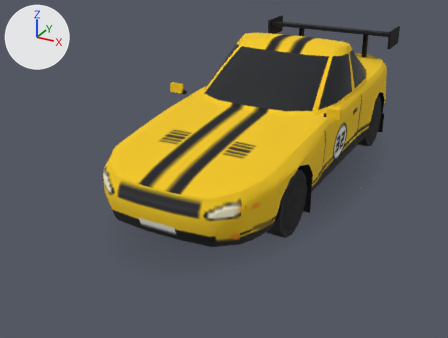
The glTF model modelos/lampiao.glb: old version first, new version second.
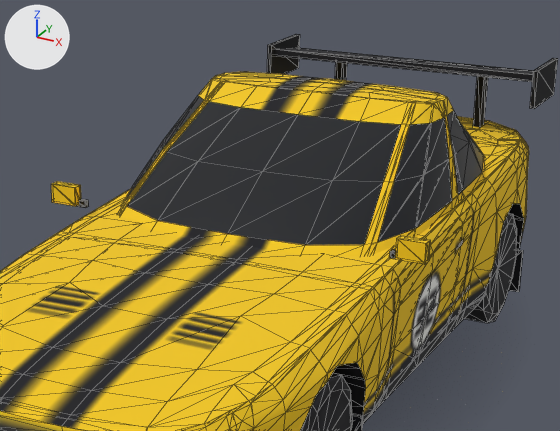
Old and new are each drawn whole from a 50 mm lens placed at (2.57, -5.68, 2.72), pointed at (-0.29, -0.48, 0.12) and again close up on the part from 33% to 89% of the width and 0% to 58% of the height. The axes (+X, +Y, +Z) are drawn at upper left. The lights are the same throughout. The older version's two pictures come first. The close-ups show mesh edges as thin lines. Where no turn or scale is listed for an object, it has been applied to the vertices. Vertices at exactly the same position are counted once.

In view in the first close-up: 'Capo_malha', 'Carroceria', 'Porta_D_malha', 'Porta_E_malha', 'Roda_DE', 'Roda_TE', 'Tampa_malha'.
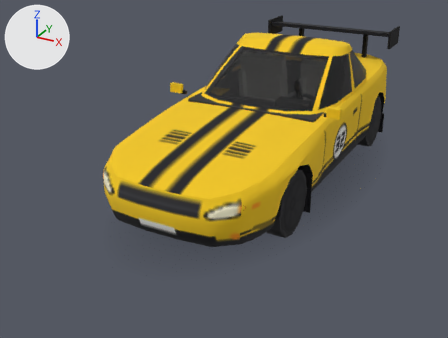
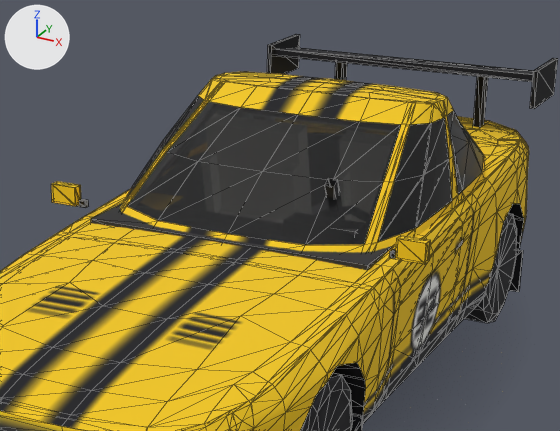
Pixel boxes [x1, y1, x2, y2] of what changed, in the close-ups (560 x 431 px):
'Interior', reshaped (not visible before): after [91, 179, 392, 270]
part 1 of me_interior, added: after [91, 203, 392, 270]
part 2 of me_interior, added (mostly hidden): after [340, 229, 358, 236]
part 3 of me_interior, added (mostly hidden): after [325, 179, 340, 198]

Diff of the bpy script that builds the scene:
```diff
--- a/modelos/lampiao.glb.py
+++ b/modelos/lampiao.glb.py
@@ mat_forro @@
+mat_forro = principled_material('Forro')
+mat_forro.base_color = (0.029, 0.029, 0.0323)  # dark grey #303032
+mat_forro.roughness = 1.0
@@ mat_banco @@
+mat_banco = principled_material('Banco')
+mat_banco.base_color = (0.893, 0.873, 0.813)  # white #f3f0e9
+mat_banco.roughness = 1.0
@@ me_interior @@
 # used by ob_interior; location = (0.0, 0.0, 0.0)
-me_interior.from_pydata(...)  # 24 vertices, 36 faces; spans x -0.71..0.71, y -1.78..1.77, z 0.32..0.84
-me_interior.materials.append(mat_caixa)  # black #101013
+me_interior.from_pydata(...)  # 368 vertices, 502 faces; spans x -0.75..0.75, y -1.78..1.9, z 0.29..1.25
+# me_interior part 1: a new loose piece, a box spanning x -0.68..0.68, y -0.53..-0.17, z 0.56..0.83, in mat_forro (dark grey #303032)
+# me_interior part 2: a new loose piece, a box spanning x 0.2..0.54, y -0.33..-0.19, z 0.83..0.9, in mat_forro (dark grey #303032)
+# me_interior part 3: 248 vertices added at x -0.72..0.72, y -0.43..1.3, z 0.29..1.25
+# other edits to the shape of me_interior do not show in these pictures
+me_interior.materials.append(mat_forro)  # dark grey #303032
+me_interior.materials.append(mat_banco)  # white #f3f0e9
+me_interior.materials.append(mat_cromo)  # light grey #b9bcc3
```
